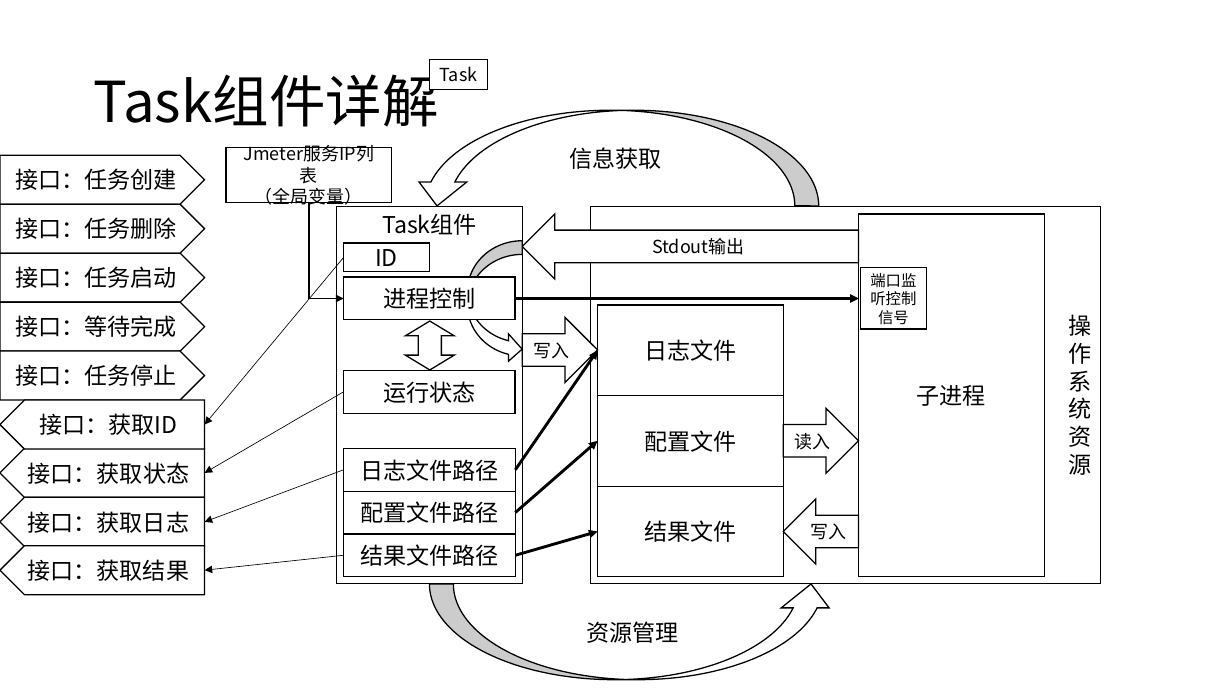
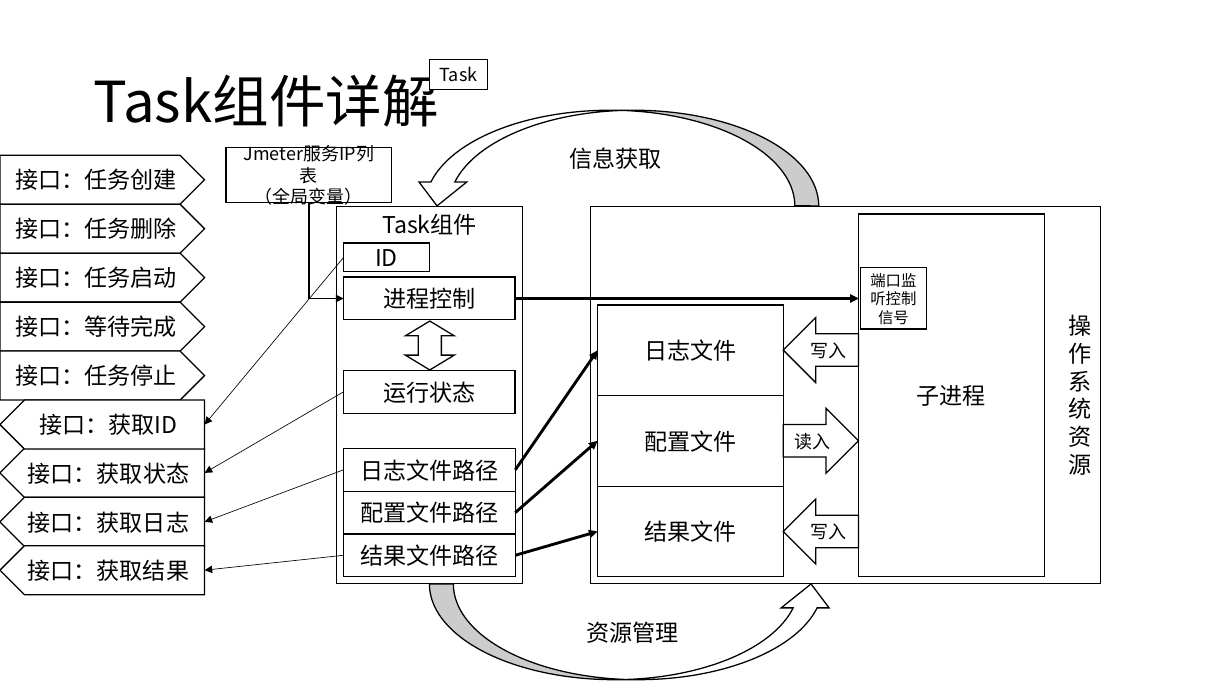
Before and after one commit to WuXiSTC/PressureMeter, a slide deck: slide 12 of 设计图.pptx. Drawn at 1232x693 pixels with LibreOffice and Linux fonts; fonts in the diff are those of the drawing. Boxes give left, top, right and bottom in pixels: in the first picture for what was removed or moved away, otherwise in the second. Text is boxed around its words. In the diff, an @@ line names an element or a change of style, - is before the commit and + after.

```diff
--- a/设计图.pptx
+++ b/设计图.pptx
@@ left arrow removed at (x1=522, y1=213, x2=859, y2=278) @@
-Stdout输出
@@ curved right arrow removed at (x1=468, y1=241, x2=522, y2=363) @@
@@ left arrow "写入" moved from (x1=522, y1=318, x2=597, y2=383) to (x1=784, y1=318, x2=859, y2=383) @@
@@ left arrow "写入" at (x1=784, y1=318, x2=859, y2=383): right arrow to left arrow @@
```
Also in this commit, not shown: 3 other slides changed, 1 other file.
